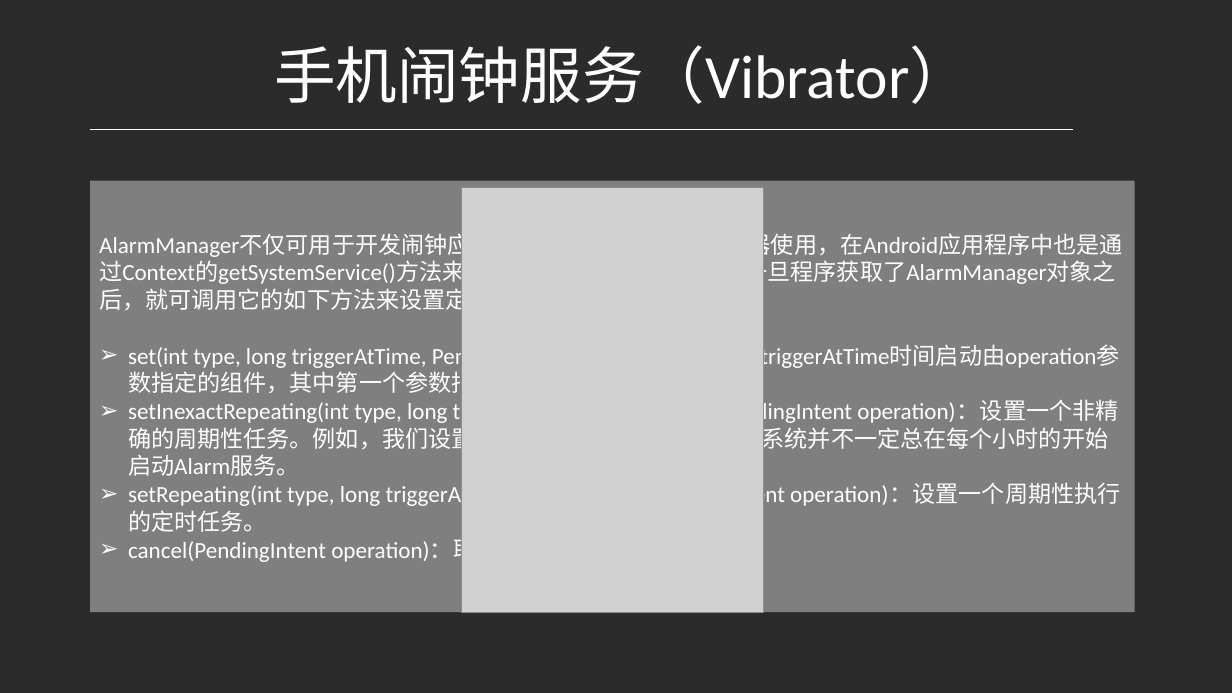
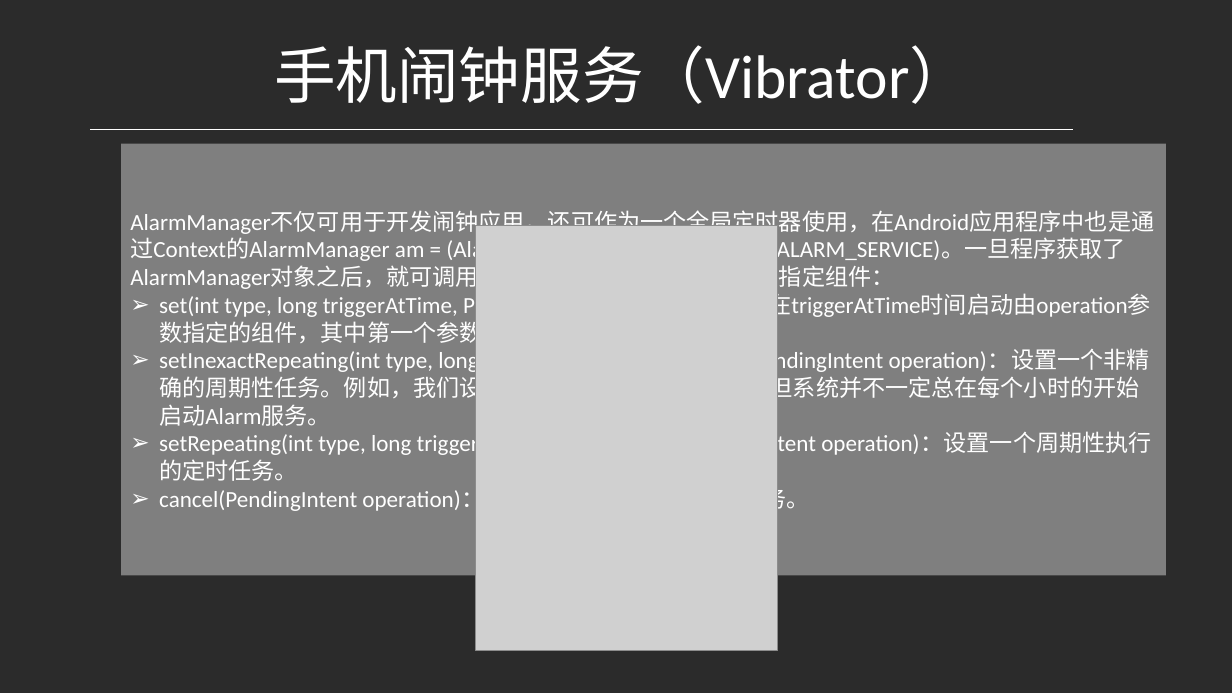
Before and after one commit to djuanbei/18Android1, a slide deck: slide 20 of ppt/ch10.pptx (slide 19 before the commit). Drawn at 1232x693 pixels with LibreOffice and Linux fonts; fonts in the diff are those of the drawing; grey boxes stand for pictures; background and template pictures are left out; a plain dark background stands for a picture behind light text. Boxes give left, top, right and bottom in pixels: in the first picture for what was removed or moved away, otherwise in the second. Text is boxed around its words. In the diff, an @@ line names an element or a change of style, - is before the commit and + after.

Commit message:
modify ppt

```diff
--- a/ppt/ch10.pptx
+++ b/ppt/ch10.pptx
@@ rectangle "AlarmManager不仅可用于开发闹钟应用，还可作为一个全局定时器使用，在Android应用程序中也是通过Conte ...": place and size @@
-rectangle "AlarmManager不仅可用于开发闹钟应用，还可作为一个全局定时器使用，在Android应用程序中也是通过Conte ..." at box(90, 180, 1135, 612)
+rectangle "AlarmManager不仅可用于开发闹钟应用，还可作为一个全局定时器使用，在Android应用程序中也是通过Conte ..." at box(121, 143, 1166, 575)
@@ text in rectangle at box(130, 210, 1154, 292): text changed @@
-AlarmManager不仅可用于开发闹钟应用，还可作为一个全局定时器使用，在Android应用程序中也是通过Context的getSystemService()方法来获取AlarmManager对象的。一旦程序获取了AlarmManager对象之后，就可调用它的如下方法来设置定时启动指定组件：
+AlarmManager不仅可用于开发闹钟应用，还可作为一个全局定时器使用，在Android应用程序中也是通过Context的AlarmManager am = (AlarmManager) getSystemService(ALARM_SERVICE)。一旦程序获取了AlarmManager对象之后，就可调用它的如下方法来设置定时启动指定组件：
@@ picture: place and size @@
-picture at box(461, 188, 763, 612)
+picture at box(476, 226, 778, 651)
```
Also in this commit, not shown: 2 other slides changed, 1 slide added, 1 other file.
